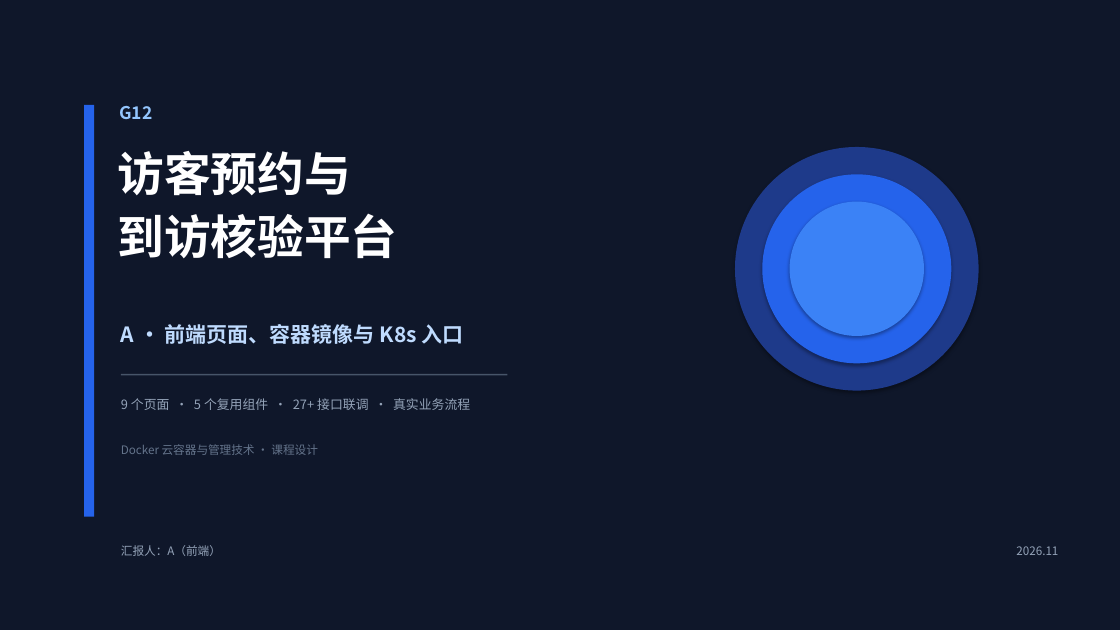
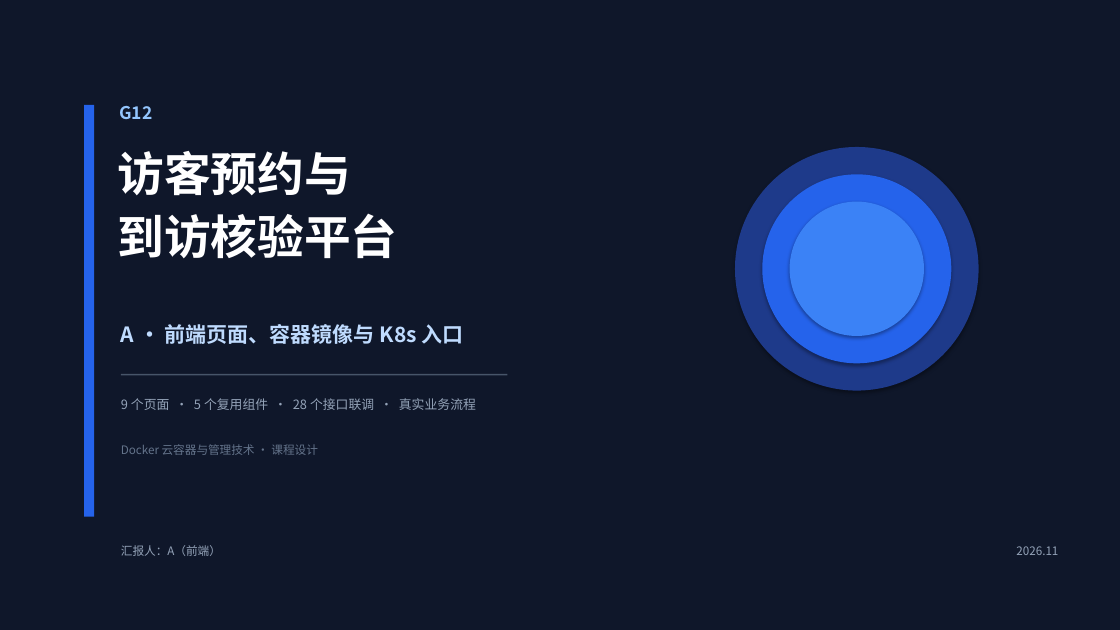
Before and after one commit to msy1409/G12-project, a slide deck: slide 1 of docs/G12-A-答辩PPT.pptx. Drawn at 1120x630 pixels with LibreOffice and Linux fonts; fonts in the diff are those of the drawing. Boxes give left, top, right and bottom in pixels: in the first picture for what was removed or moved away, otherwise in the second. Text is boxed around its words. In the diff, an @@ line names an element or a change of style, - is before the commit and + after.

Commit message:
docs(A): PPT 定稿口径修正（28 接口、k3s containerd 导入、验收已完成）并重导 PDF

```diff
--- a/docs/G12-A-答辩PPT.pptx
+++ b/docs/G12-A-答辩PPT.pptx
@@ text at [121,398,476,410]: text changed @@
-9 个页面 · 5 个复用组件 · 27+ 接口联调 · 真实业务流程
+9 个页面 · 5 个复用组件 · 28 个接口联调 · 真实业务流程
```
Also in this commit, not shown: 7 other slides changed, 1 other file.
